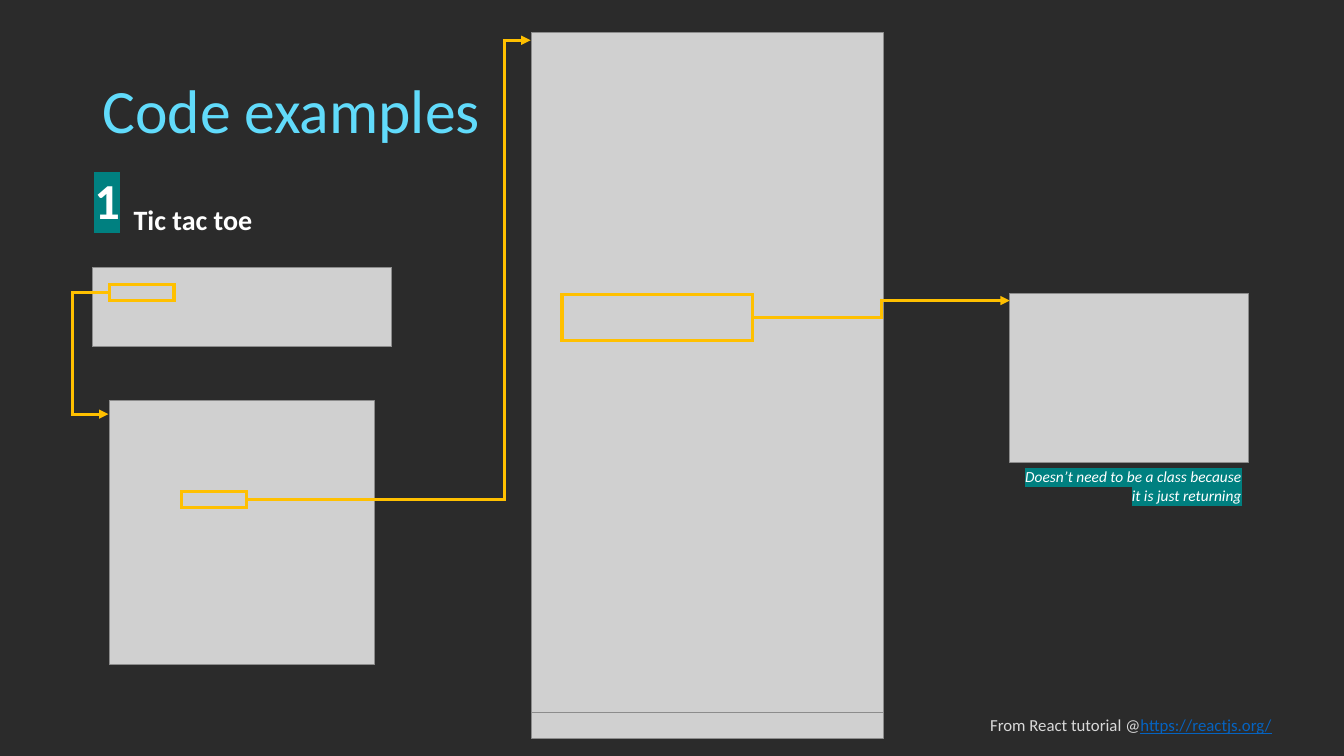
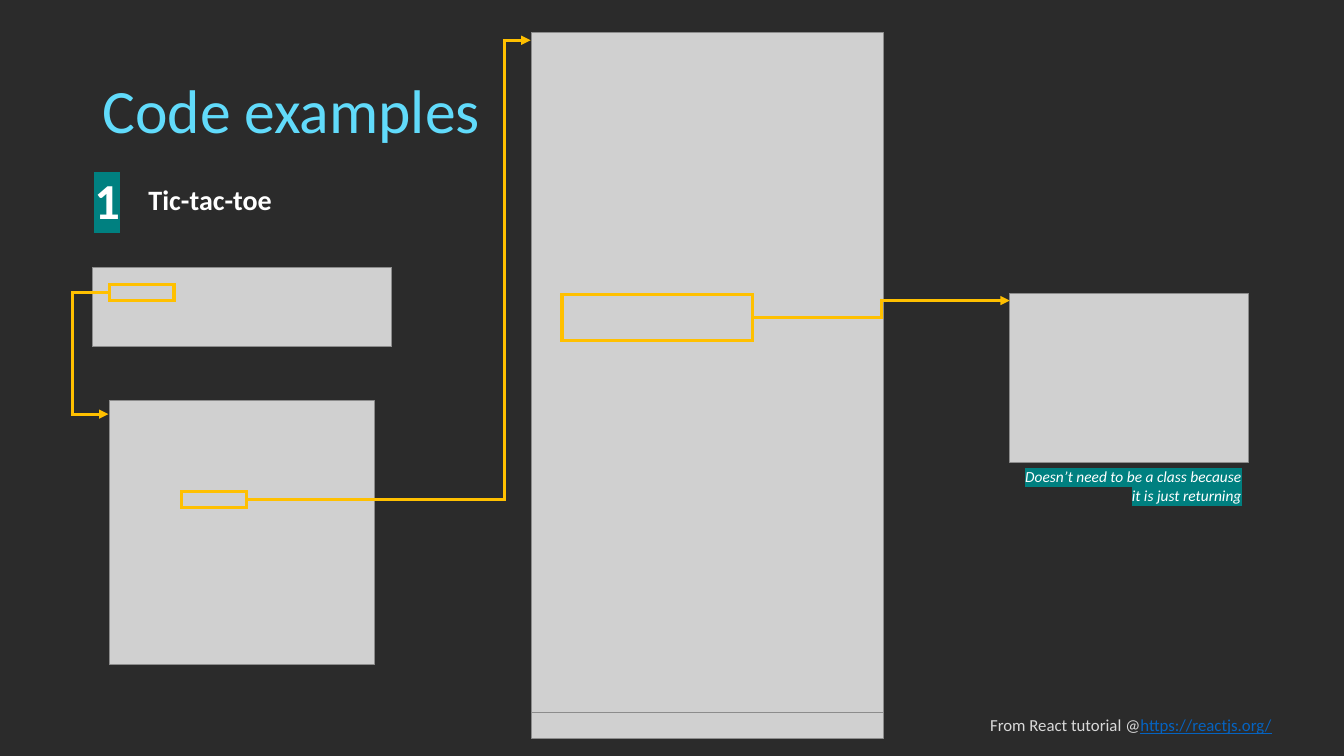
Before and after one commit to digas99/pirple-kuwtjs, a slide deck: slide 8 of project-2/Pirple - Project 2.pptx. Drawn at 1344x756 pixels with LibreOffice and Linux fonts; fonts in the diff are those of the drawing; grey boxes stand for pictures; background and template pictures are left out; a plain dark background stands for a picture behind light text. Boxes give left, top, right and bottom in pixels: in the first picture for what was removed or moved away, otherwise in the second. Text is boxed around its words. In the diff, an @@ line names an element or a change of style, - is before the commit and + after.

```diff
--- a/project-2/Pirple - Project 2.pptx
+++ b/project-2/Pirple - Project 2.pptx
@@ text at [148,190,271,210]: text changed @@
-Tic tac toe
+Tic-tac-toe
```
Also in this commit, not shown: 4 other slides changed, 2 slides added, 1 slide removed.
